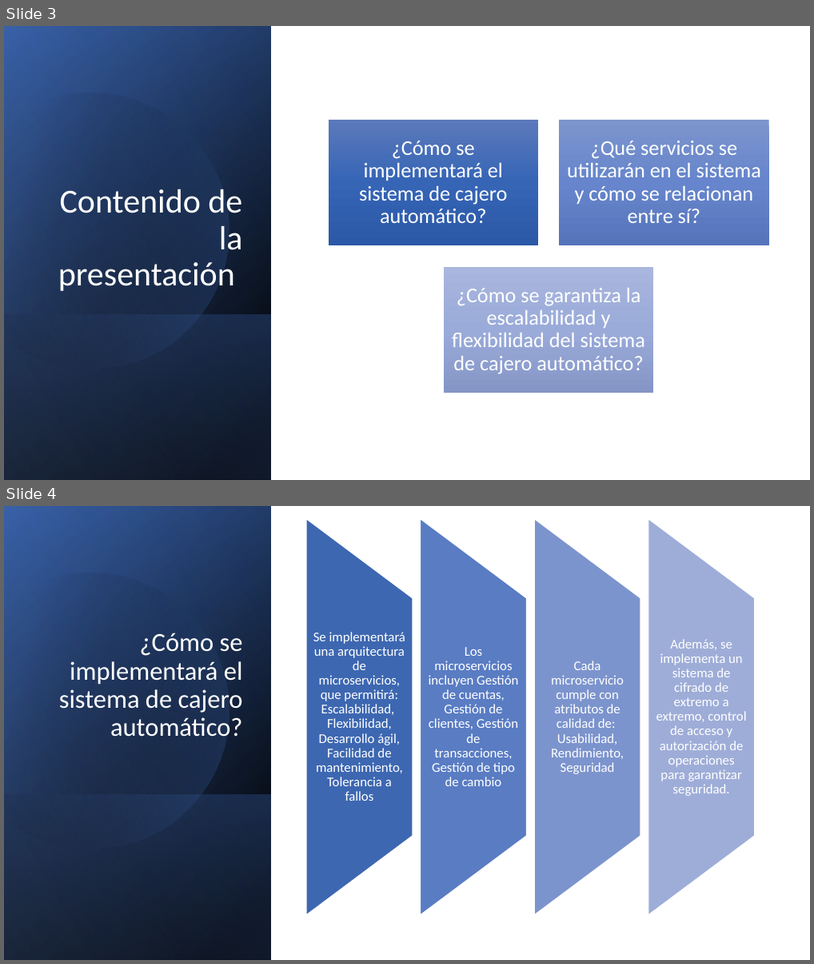
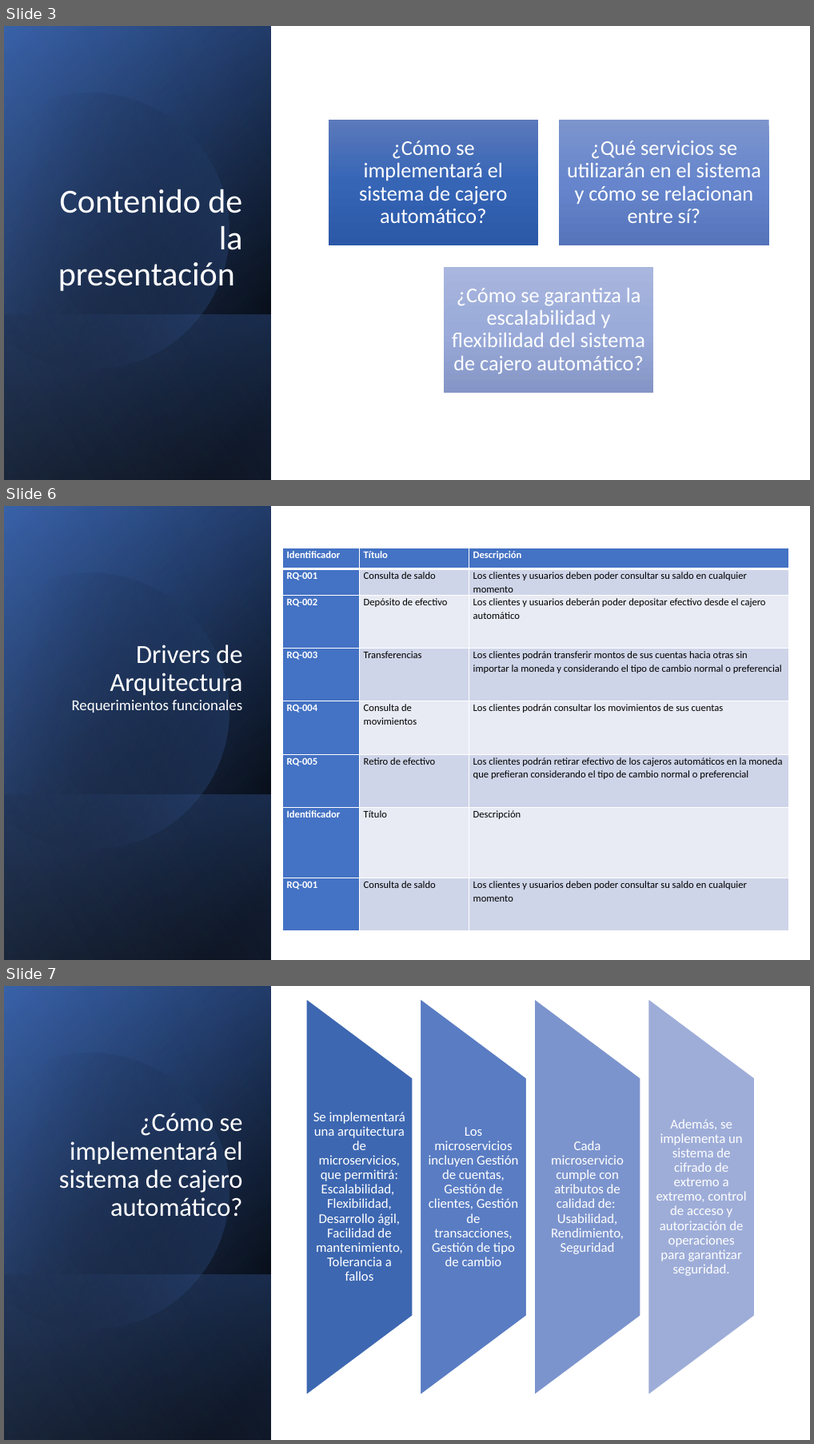
Before and after one commit to carlos-aliaga/ATM, a slide deck: docs/Cajero multi moneda.pptx. Shown one above the other, each under a label of ours: slides 3 and 4 before the commit, slides 3, 6 and 7 after it; the slides between them are not shown. The pictures are 814x964 and 814x1444 pixels, drawn with LibreOffice and Linux fonts; fonts in the diff are those of the drawing. Boxes give left, top, right and bottom in pixels: in the first picture for what was removed or moved away, otherwise in the second. Text is boxed around its words. In the diff, an @@ line names an element or a change of style, - is before the commit and + after.

```diff
--- a/docs/Cajero multi moneda.pptx
+++ b/docs/Cajero multi moneda.pptx
@@ slide 6 added at <box>4,506,810,960</box>, background #FFFFFF @@
@@ rectangle added at <box>4,506,271,960</box>, fill gradient #000000 to #2F5597 @@
@@ rectangle added at <box>4,507,271,960</box>, fill gradient #000000 to #4472C4 @@
@@ rectangle added at <box>4,506,271,960</box>, fill gradient #000000 to #8FAADC @@
@@ freeform shape added at <box>4,540,262,877</box>, fill gradient #000000 to #4472C4 @@
@@ table added at <box>282,548,789,930</box>, 8 rows, 3 columns @@
+Identificador | Título | Descripción
+RQ-001 | Consulta de saldo | Los clientes y usuarios deben poder consultar su saldo en cualquier momento
+RQ-002 | Depósito de efectivo | Los clientes y usuarios deberán poder depositar efectivo desde el cajero automático
+RQ-003 | Transferencias | Los clientes podrán transferir montos de sus cuentas hacia otras sin importar la moneda y considerando el tipo de cambio normal o preferencial
+RQ-004 | Consulta de movimientos | Los clientes podrán consultar los movimientos de sus cuentas
+RQ-005 | Retiro de efectivo | Los clientes podrán retirar efectivo de los cajeros automáticos en la moneda que prefieran considerando el tipo de cambio normal o preferencial
+Identificador | Título | Descripción
+RQ-001 | Consulta de saldo | Los clientes y usuarios deben poder consultar su saldo en cualquier momento
@@ title added at <box>72,644,243,712</box>, 18 pt, text #FFFFFF @@
+Drivers de Arquitectura
+Requerimientos funcionales
@@ rectangle added at <box>4,794,271,960</box>, fill gradient #4472C4 to #000000 @@
@@ what was slide 4 is now slide 7 @@
```
Also in this commit, not shown: 1 slide changed, 1 other slide added.
